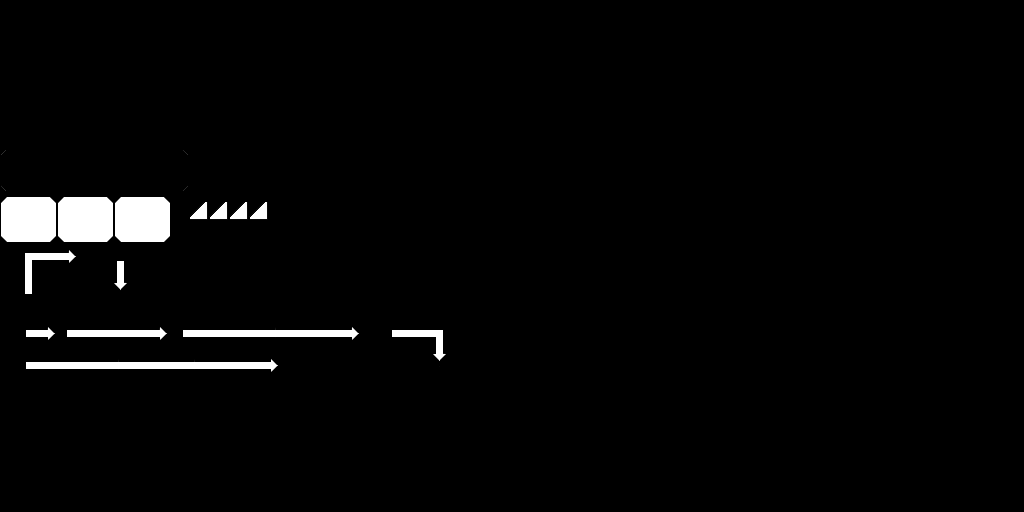
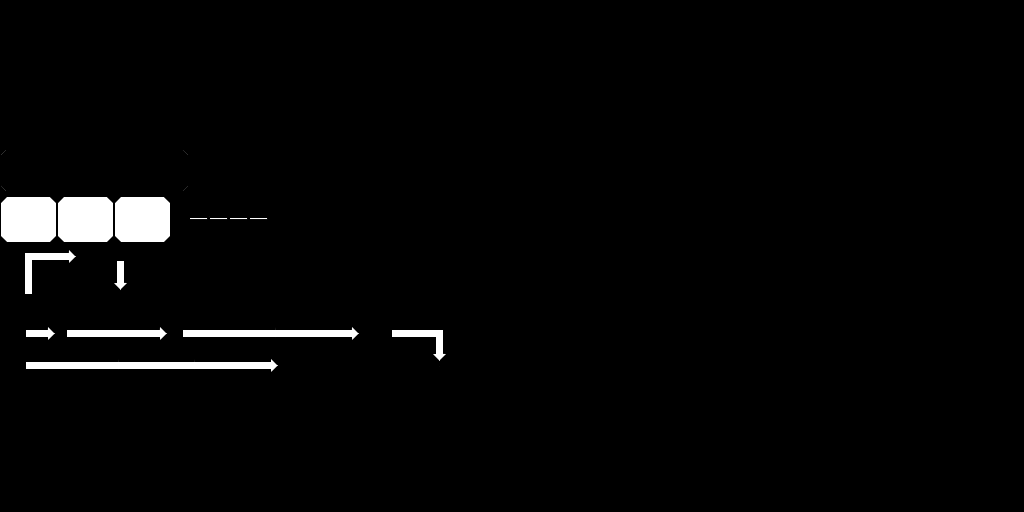
Comparing the layer stacks of the two w=1024, h=512 images. Changes:
painted on "Pentastar Alignment" over [249, 202, 268, 218]
painted on "Empire of the Hand" over [230, 202, 248, 218]
painted on "Imperial Remnant" over [210, 202, 228, 218]
painted on "New Republic" over [190, 202, 208, 218]
